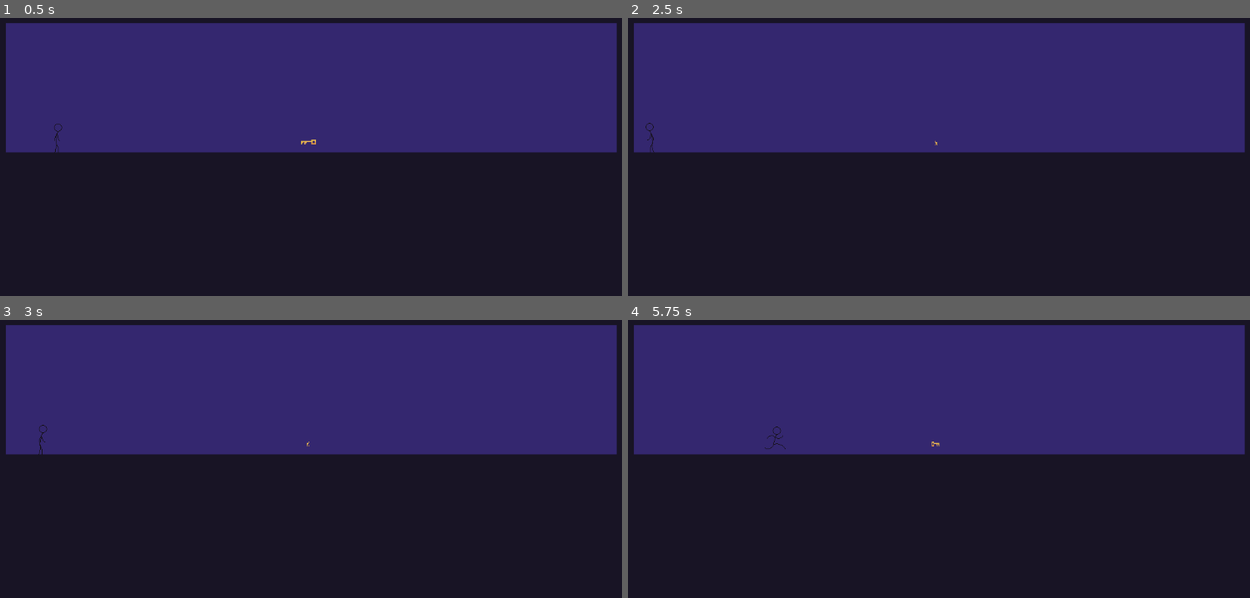
Above: before the commit, frames 1-4 (two rows, left to right).
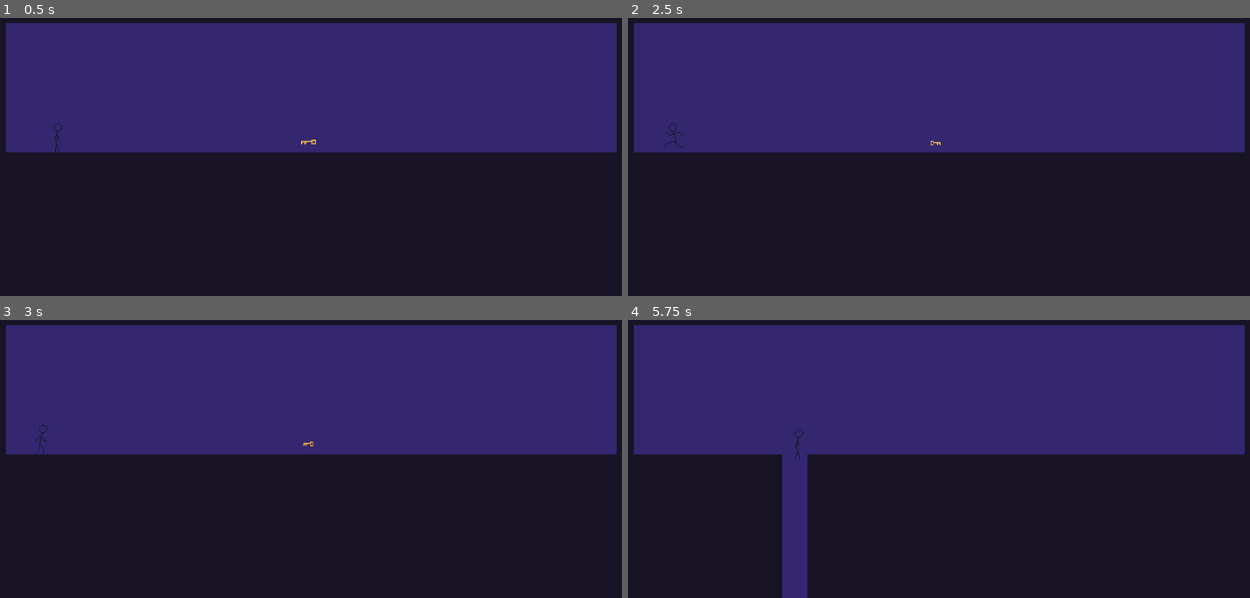
Above: after the commit, the same moments.

Repository: animaleco/Dungeon-Frog
Game: Godot game, scene res://assets/scenes/main_scene/main_scene.tscn
Two runs of this game, one before a commit and one after it. Both use one fixed random seed, a clock stepped at 60 frames per second and the inputs below.
Inputs:
- Up to frame 1 (0.5 s): no input
- Up to frame 2 (2.5 s): tap Enter at 0.5 s; hold D (move_right) 0.53-2.03 s; tap Space (jump) at 0.77, 1.52, 2 s; hold A (move_left) from 2.03 s (still down)
- Up to frame 3 (3 s): release A (move_left) at 2.78 s; hold D (move_right) from 2.78 s (still down)
- Up to frame 4 (5.75 s): tap Space (jump) at 3.02, 3.77, 4.25, 4.52 s; tap Enter at 3.5 s; release D (move_right) at 4.28 s; hold A (move_left) 4.28-5.03 s; hold D (move_right) from 5.03 s (still down)

Frame 1 is identical in both runs. In frame 2, less than 0.1% of the frame differs, in the area x 2-51%, y 37-49%; in frame 3, less than 0.1%; in frame 4, 2.2%, in the area x 21-51%, y 38-100%.

Commit message:
Add level system

Diff:
--- a/dungeon-frog/assets/scenes/level1.tscn
+++ b/dungeon-frog/assets/scenes/level1.tscn
@@ -1,5 +1,6 @@
 [gd_scene format=3 uid="uid://bv11anjjt7ki0"]
 
+[ext_resource type="Script" uid="uid://b0tuk6uv5xjxu" path="res://assets/scripts/level.gd" id="1_khpyu"]
 [ext_resource type="TileSet" uid="uid://f5iwklegkkfg" path="res://assets/scenes/borders/new_tile_set.tres" id="1_lr0kx"]
 [ext_resource type="PackedScene" uid="uid://be8kvspbwbdpf" path="res://assets/scenes/borders/borders.tscn" id="1_xoos5"]
 [ext_resource type="PackedScene" uid="uid://cdeoeqhtga2og" path="res://assets/scenes/player.tscn" id="2_lyog1"]
@@ -52,6 +53,7 @@
 size = Vector2(9.5, 27)
 
 [node name="Level1" type="Node2D" unique_id=2042642581]
+script = ExtResource("1_khpyu")
 
 [node name="Level" type="TileMapLayer" parent="." unique_id=653886197]
 tile_set = ExtResource("1_lr0kx")
@@ -67,7 +69,6 @@
 
 [node name="Player" parent="." unique_id=921028562 groups=["player"] instance=ExtResource("2_lyog1")]
 position = Vector2(-229, 35)
-_speed = 150.0
 
 [node name="Camera2D" parent="." unique_id=800673880 instance=ExtResource("5_uki8p")]
 
@@ -107,3 +108,6 @@
 
 [node name="Trap" parent="." unique_id=247176691 instance=ExtResource("8_4aev3")]
 position = Vector2(-79, -106)
+
+[node name="Trap2" parent="." unique_id=1789367668 instance=ExtResource("8_4aev3")]
+position = Vector2(-41, -107)
--- a/dungeon-frog/assets/scenes/level_2.tscn
+++ b/dungeon-frog/assets/scenes/level_2.tscn
@@ -1,5 +1,6 @@
 [gd_scene format=4 uid="uid://bw02g4m3a4u2y"]
 
+[ext_resource type="Script" uid="uid://b0tuk6uv5xjxu" path="res://assets/scripts/level.gd" id="1_3kka6"]
 [ext_resource type="PackedScene" uid="uid://be8kvspbwbdpf" path="res://assets/scenes/borders/borders.tscn" id="1_cpfpa"]
 [ext_resource type="PackedScene" uid="uid://cdeoeqhtga2og" path="res://assets/scenes/player.tscn" id="2_sapp8"]
 [ext_resource type="PackedScene" uid="uid://dy8da10jwojva" path="res://assets/scenes/kill_zone.tscn" id="3_e3oql"]
@@ -10,6 +11,7 @@
 [ext_resource type="PackedScene" uid="uid://dkk0w0pdavloi" path="res://assets/scenes/trap.tscn" id="7_gckjo"]
 
 [node name="level2" type="Node2D" unique_id=658475228]
+script = ExtResource("1_3kka6")
 
 [node name="Borders" parent="." unique_id=1095808582 instance=ExtResource("1_cpfpa")]
 tile_map_data = PackedByteArray("AADo/wEAAAACAAIAAAAVAAIAAAACAAIAAAD///P/AAACAAIAAADo//P/AAACAAIAAADo//T/AAACAAIAAADo// …(12416 unchanged characters)…
--- a/dungeon-frog/assets/scenes/player.tscn
+++ b/dungeon-frog/assets/scenes/player.tscn
@@ -34,6 +34,10 @@
 atlas = ExtResource("2_8sknh")
 region = Rect2(0, 128, 64, 64)
 
+[sub_resource type="AtlasTexture" id="AtlasTexture_8sknh"]
+atlas = ExtResource("2_8sknh")
+region = Rect2(64, 128, 64, 64)
+
 [sub_resource type="AtlasTexture" id="AtlasTexture_1dmvh"]
 atlas = ExtResource("3_0gfpk")
 region = Rect2(0, 0, 64, 64)
@@ -121,6 +125,9 @@
 }, {
 "duration": 1.0,
 "texture": SubResource("AtlasTexture_0bskb")
+}, {
+"duration": 1.0,
+"texture": SubResource("AtlasTexture_8sknh")
 }],
 "loop": false,
 "name": &"death",
--- a/dungeon-frog/assets/scripts/coin.gd
+++ b/dungeon-frog/assets/scripts/coin.gd
@@ -1,21 +1,22 @@
+class_name Coin
 extends Node2D
 
 @export var area_2d: Area2D
 @export var reproductor: AudioStreamPlayer2D
 
-var coins_container: CoinsContainer
+signal collected(coin: Coin)
+
 
 # Called when the node enters the scene tree for the first time.
 func _ready() -> void:
 	area_2d.body_entered.connect(_recollect)
-
 	_start_animation()
 
 
 func _recollect(_body):
-	coins_container.collect_coin()
 	reproductor.reparent(get_parent())
 	reproductor.play()
+	collected.emit(self)
 	queue_free()
 
 func _start_animation():
--- a/dungeon-frog/assets/scripts/coin_container.gd
+++ b/dungeon-frog/assets/scripts/coin_container.gd
@@ -1,20 +1,20 @@
 class_name CoinsContainer
 extends Node
 
-var _total_coins: int
+var _total_coins= 0
 var _collected_coins: int
+signal all_coins_collected()
 
 # Called when the node enters the scene tree for the first time.
 func _ready() -> void:
 	var coins := get_children()
 	_total_coins = coins.size()
-
 	for coin in coins:
-		coin.coins_container = self
+		coin.collected.connect(collect_coin)
 
 
-func collect_coin():
+func collect_coin(coin: Coin):
 	_collected_coins += 1
 
 	if _collected_coins == _total_coins:
-		get_parent().get_parent().next_level()
+		all_coins_collected.emit()
--- /dev/null
+++ b/dungeon-frog/assets/scripts/level.gd
@@ -0,0 +1,9 @@
+extends Node2D
+class_name Level
+
+var coin_container: CoinsContainer
+var player: Player
+
+func _ready() -> void:
+	coin_container = $CoinContainer
+	player = $Player
--- a/dungeon-frog/assets/scripts/main_scene.gd
+++ b/dungeon-frog/assets/scripts/main_scene.gd
@@ -2,40 +2,48 @@
 
 @export var levels: Array[PackedScene]
 
-var _recent_level: int = 1
+var player: Player
+var _recent_level: int = 0
 var _instantiated_level: Node
 # Called when the node enters the scene tree for the first time.
 func _ready() -> void:
 	_create_level(_recent_level)
 
 
-
 func _create_level(number_level: int):
-	_instantiated_level = levels[number_level - 1].instantiate()
+	_instantiated_level = levels[number_level].instantiate()
+	print(_instantiated_level.name)
 	add_child(_instantiated_level)
 
-	var children := _instantiated_level.get_children()
-	for i in children.size():
-		if children[i].is_in_group("players"):
-			children[i].player_died.connect(_reset_level)
-			break
+	if _instantiated_level is not Level:
+		return
+	_instantiated_level.player.player_died.connect(_reset_level)
+	_instantiated_level.coin_container.all_coins_collected.connect(next_level, CONNECT_ONE_SHOT)
+
+func _remove_level():
+	if _instantiated_level:
+		_instantiated_level.queue_free()
+		await _instantiated_level.tree_exited
 
 
-func _remove_level():
-	_instantiated_level.queue_free()
+func _reset_level():
+	await _remove_level()
+	_create_level.call_deferred(_recent_level)
 
-func _reset_level():
-	print("a")
-	_remove_level()
-	print("aa")
-	_create_level.call_deferred(_recent_level)
-	print("aaa")
 
 func next_level():
+	var current = levels[_recent_level]
+	if _instantiated_level and _instantiated_level is Level:
+		_instantiated_level.player._disable()
+
 	_recent_level += 1
 	var timer: Timer = Timer.new()
 	add_child(timer)
 	timer.start(0.4)
 	await timer.timeout
-	_remove_level()
-	_create_level.call_deferred(_recent_level)
+	set_level(_recent_level)
+
+
+func set_level(level: int):
+	await _remove_level()
+	_create_level.call_deferred(level)
--- a/dungeon-frog/assets/scripts/player.gd
+++ b/dungeon-frog/assets/scripts/player.gd
@@ -1,3 +1,4 @@
+class_name Player
 extends CharacterBody2D
 
 signal player_died
@@ -7,9 +8,9 @@
 @export var _speed = 100.0
 @export var _jump_velocity = -210.0
 
-
+var coins_container: CoinsContainer
 var _death: bool
-
+var _can_move = true
 
 func _ready():
 	add_to_group("players")
@@ -19,13 +20,22 @@
 	if _death:
 		return
 
+	velocity += get_gravity() * delta
 
-	velocity += get_gravity() * delta
+		# animation
+	if  not is_on_floor():
+		animation.play("idle")
+	elif velocity.x != 0:
+		animation.play("run")
+	else:
+		animation.play("idle")
+
+	if not _can_move:
+		return
 
 	# Handle jump.
 	if Input.is_action_just_pressed("jump") and is_on_floor():
 		velocity.y = _jump_velocity
-
 
 	if Input.is_action_pressed("move_right"):
 		velocity.x = _speed
@@ -37,25 +47,18 @@
 		velocity.x = 0
 	move_and_slide()
 
-	# animation
-	if !is_on_floor():
-		animation.play("idle")
-	elif velocity.x != 0:
-		animation.play("run")
-	else:
-		animation.play("idle")
 
+func _disable() -> void:
+	_can_move = false
+	velocity.x = 0
 
 func _on_area_2d_body_entered(_body: Node2D) -> void:
 	print("muerto")
 	_death = true
 	animation.play("death")
-	animation.stop()
+	await get_tree().create_timer(0.3).timeout
 	print("stop")
 	# await get_tree().create_timer(0.5).timeout <-- forma abreviada
-	var timer: Timer = Timer.new()
-	add_child(timer)
-	timer.start(0.7)
-	await timer.timeout
+	await get_tree().create_timer(0.5).timeout
 	player_died.emit()
 	print("emit")
Not shown, added: dungeon-frog/assets/scripts/level.gd.uid
